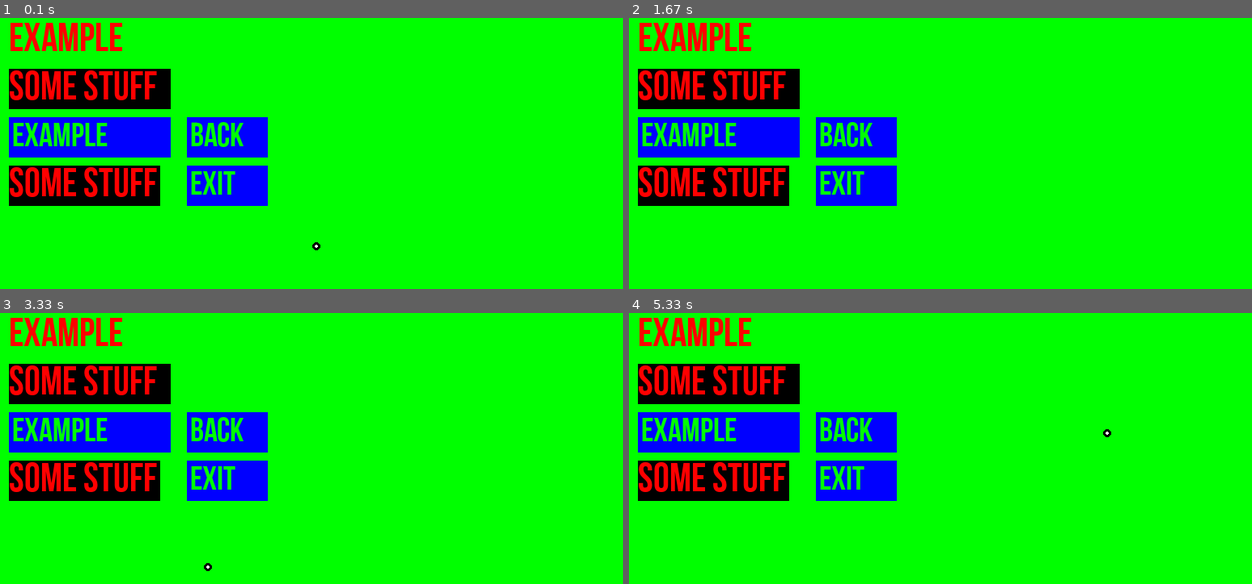
Above: before the commit, frames 1-4 (two rows, left to right).
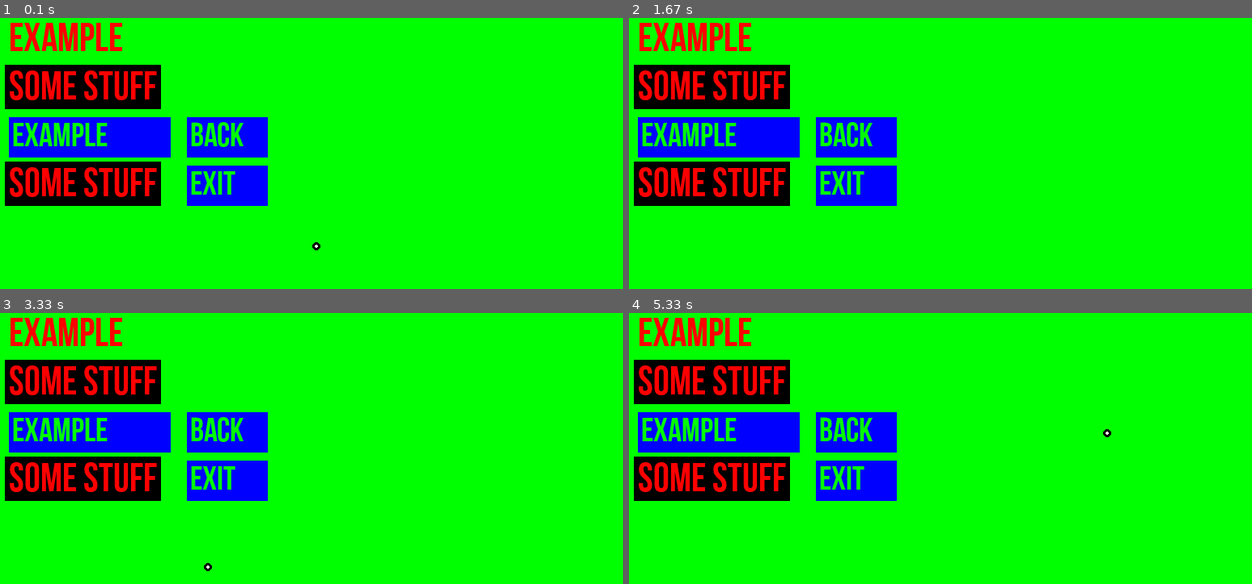
Above: after the commit, the same moments.

Repository: savagewil/Arcadia
Game: pygame game, started from ArcadiaCleint.py
The game is run twice, just before and just after one commit, with the same random seed, the same clock (stepped at 60 frames per second) and the same inputs.
Inputs:
- Up to frame 1 (0.1 s): no input
- Up to frame 2 (1.67 s): hold Right 0.33-0.8 s
- Up to frame 3 (3.33 s): hold Left 1.72-2.25 s; hold Down 2.28-2.58 s; hold Up from 3.05 s (still down)
- Up to frame 4 (5.33 s): release Up at 3.42 s; hold Right 3.45-4.08 s; tap Space at 4.52 s; hold Left 4.85-5.32 s

The runs differ from the first frame. In frame 1, 1.2% of the frame differs, in the area x 0-28%, y 17-70%; in frame 2, 1.2%; in frame 3, 1.2%; in frame 4, 1.2%.

Commit message:
Modified

Diff:
--- a/Components/Label.py
+++ b/Components/Label.py
@@ -30,15 +30,19 @@
         self.hover = False
         self.count = 0
 
+        if "font" in kwargs:
+            self.font = kwargs["font"]
+        else:
+            self.font = "font/BebasNeue Bold.otf"
+
+        font = pygame.font.Font(self.font, self.height)
+
+        w, h = font.size(self.text)
+
         if "function" in kwargs:
             self.function = kwargs["function"]
         else:
             self.function = None
-
-        if "textsize" in kwargs:
-            self.textsize = kwargs["textsize"]
-        else:
-            self.textsize = height
 
         if "background" in kwargs:
             self.background = kwargs["background"]
@@ -46,28 +50,21 @@
             self.background = False
 
         if "backLocation" in kwargs:
-            loc = kwargs["BackLocation"]
+            self.Backloc = kwargs["BackLocation"]
         else:
-            pass
+            self.Backloc = (loc[0] - 5, loc[1] - 5)
 
         # print text
 
         if "backWidth" in kwargs:
             self.width = kwargs["backWidth"]
         else:
-            self.width = int(len(text) * float(height) * 3.0 / 8.0)
+            self.width = w + 10
 
         if "backLength_Width" in kwargs:
             self.backLength_Width = kwargs["backLength_Width"]
         else:
-            self.backLength_Width = [self.width, self.height]
-
-        if "font" in kwargs:
-            self.font = kwargs["font"]
-        else:
-            self.font = "font/BebasNeue Bold.otf"
-
-        self.rect = pygame.Rect(loc, self.backLength_Width)
+            self.backLength_Width = [w + 10, h + 5]
 
     def check(self, mouse):
         x, y = mouse.x, mouse.y
@@ -116,7 +113,6 @@
             #            print ":P"
             color2 = self.colors[1]
             color = self.colors[0]
-            text_ = self.text
             if self.background:
                 c1 = 255
                 c2 = 255
@@ -128,8 +124,8 @@
                 elif not color[2] > 235:
                     c3 = color[2] + 20
                 color_ = c1, c2, c3, 255
-                rect = pygame.Rect(self.loc, self.backLength_Width)
+                rect = pygame.Rect(self.Backloc, self.backLength_Width)
                 pygame.draw.rect(surface, color, rect)
-            font = pygame.font.Font(self.font, self.textsize)
-            text = font.render(text_, 1, color2)
+            font = pygame.font.Font(self.font, self.height)
+            text = font.render(self.text, 1, color2)
             surface.blit(text, self.loc)
